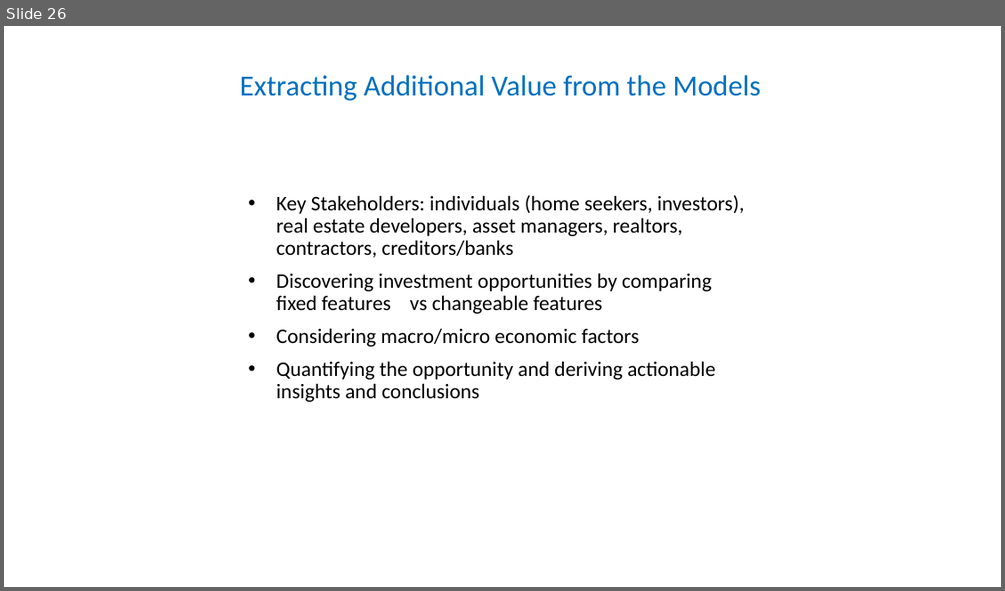
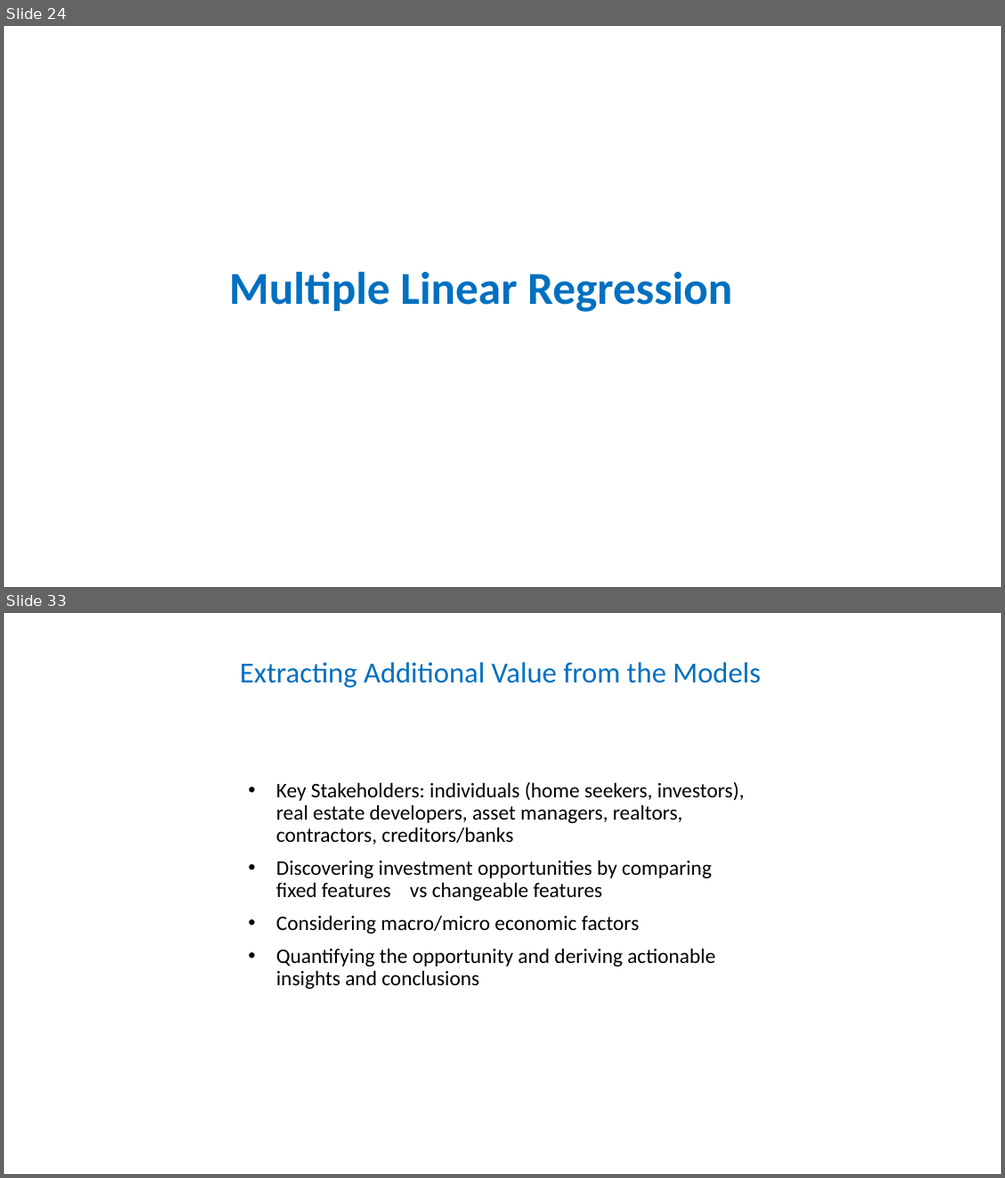
Before and after one commit to manasagodkhindi/AmesHousingPrediction, a slide deck: HousingPricesPresentations.pptx. Shown one above the other, each under a label of ours: slide 26 before the commit, slides 24 and 33 after it; the slides between them are not shown. The pictures are 1005x591 and 1005x1178 pixels, drawn with LibreOffice and Linux fonts; fonts in the diff are those of the drawing. Boxes give left, top, right and bottom in pixels: in the first picture for what was removed or moved away, otherwise in the second. Text is boxed around its words. In the diff, an @@ line names an element or a change of style, - is before the commit and + after.

```diff
--- a/HousingPricesPresentations.pptx
+++ b/HousingPricesPresentations.pptx
@@ slide 24 added at [4,26,1001,587], background #FFFFFF @@
@@ title added at [229,272,732,312], 44 pt, text #0070C0, bold @@
+Multiple Linear Regression
@@ what was slide 26 is now slide 33 @@
```
Also in this commit, not shown: 1 slide changed, 8 other slides added, 2 slides removed.
